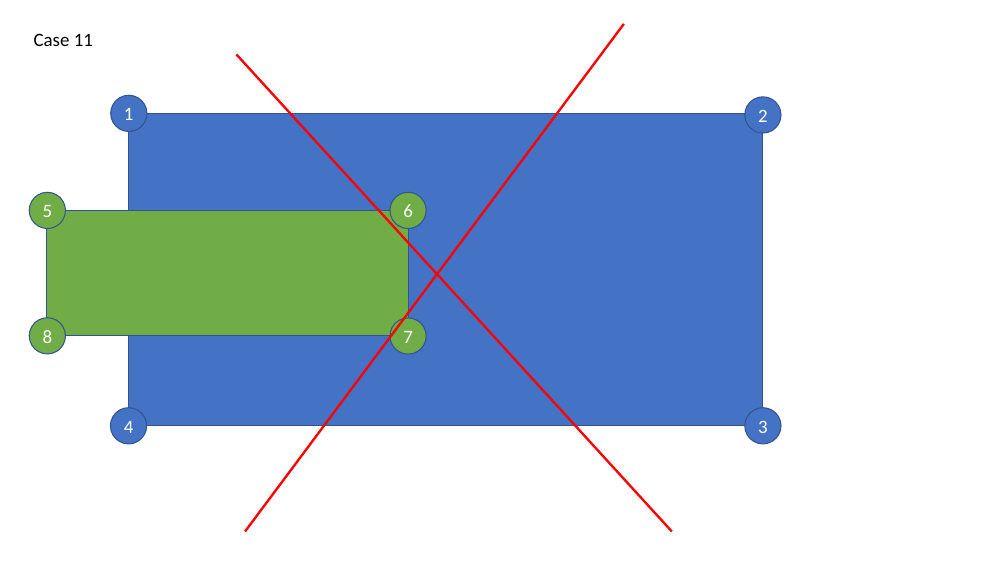
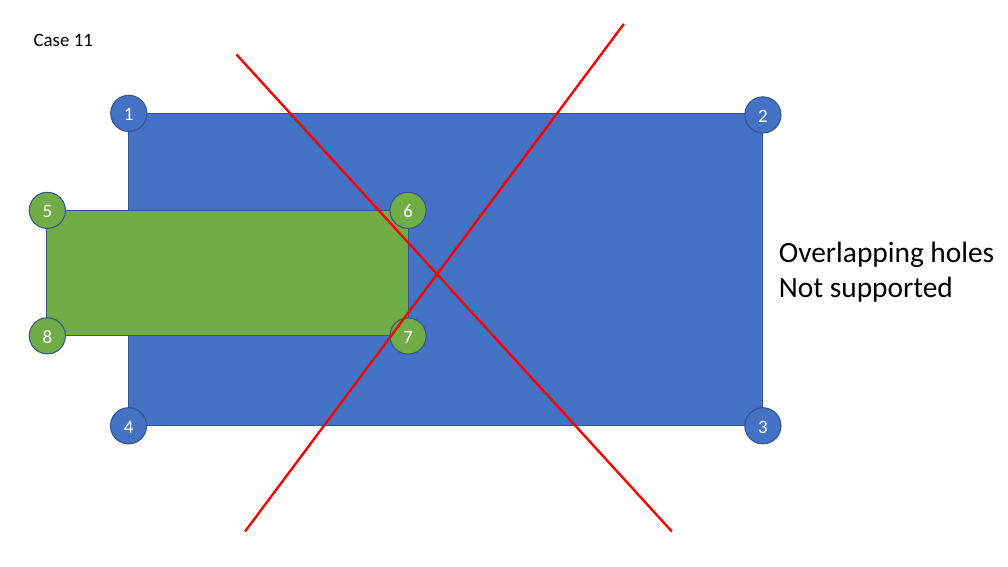
Before and after one commit to automaticmagic/topolys, a slide deck: slide 11 of spec/test_cases/Holes.pptx. Drawn at 1008x567 pixels with LibreOffice and Linux fonts; fonts in the diff are those of the drawing. Boxes give left, top, right and bottom in pixels: in the first picture for what was removed or moved away, otherwise in the second. Text is boxed around its words. In the diff, an @@ line names an element or a change of style, - is before the commit and + after.

```diff
--- a/spec/test_cases/Holes.pptx
+++ b/spec/test_cases/Holes.pptx
@@ text added at [779,241,994,302], 28 pt, text #000000 @@
+Overlapping holes
+Not supported
```
Also in this commit, not shown: 1 other slide changed, 2 other files.
